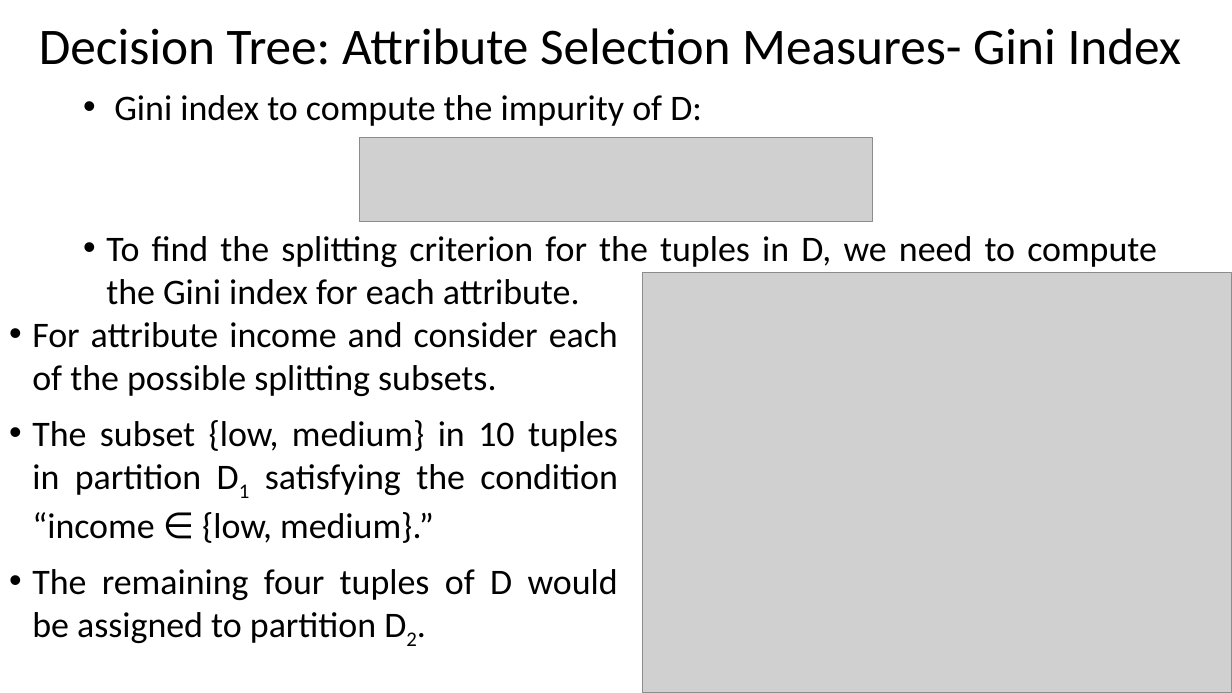
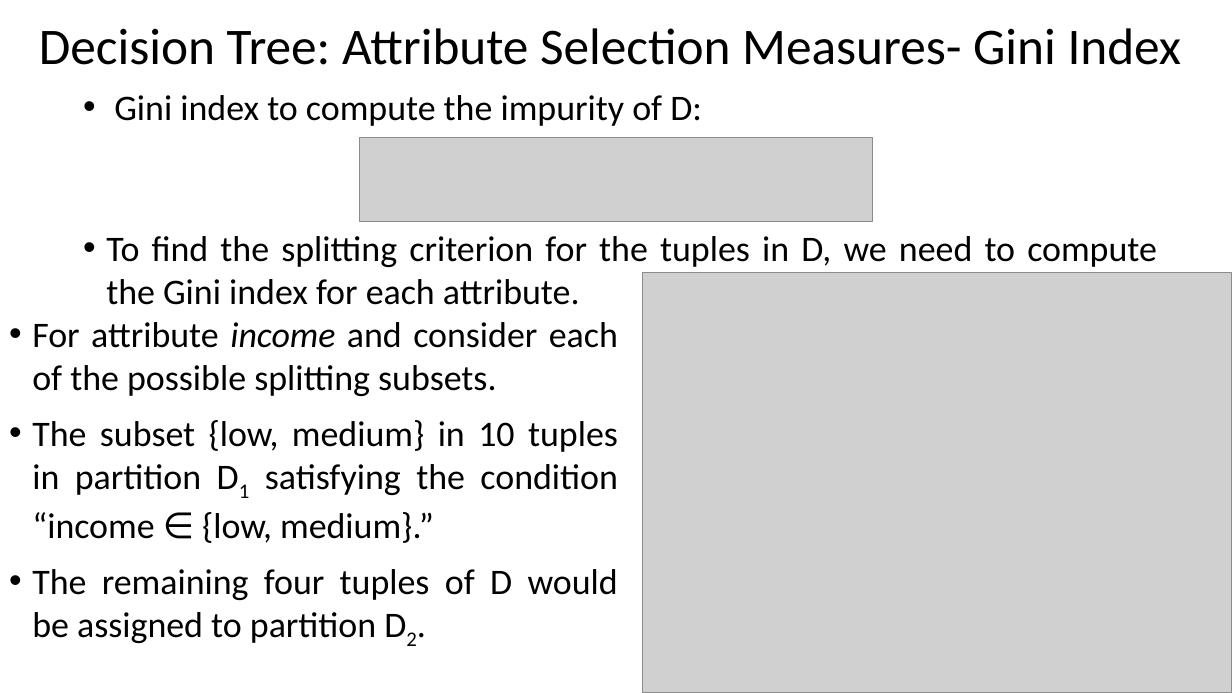
Before and after one commit to Gaurav-88074/MCA, a slide deck: slide 32 of SEM1/DATA MINING/4. Classification.pptx. Drawn at 1232x693 pixels with LibreOffice and Linux fonts; fonts in the diff are those of the drawing; grey boxes stand for pictures. Boxes give left, top, right and bottom in pixels: in the first picture for what was removed or moved away, otherwise in the second. Text is boxed around its words. In the diff, an @@ line names an element or a change of style, - is before the commit and + after.

```diff
--- a/SEM1/DATA MINING/4. Classification.pptx
+++ b/SEM1/DATA MINING/4. Classification.pptx
@@ text at bbox=[32, 322, 618, 396]: italic on in "income" @@
```
Also in this commit, not shown: 6 other slides changed, 35 slides added, 1 slide removed, 18 other files.
